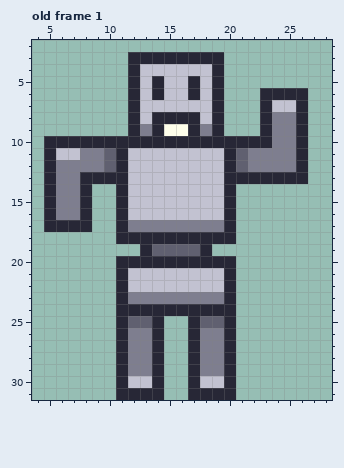
File history of a pixel-art file, TestGFX/Robots.aseprite. Above, as it was before the edit.
32x32 pixels, 11 frames. Shown: old frame 1: x 4..28, y 2..31. The commit also changed other frames, which this record leaves out.
Now the later version:
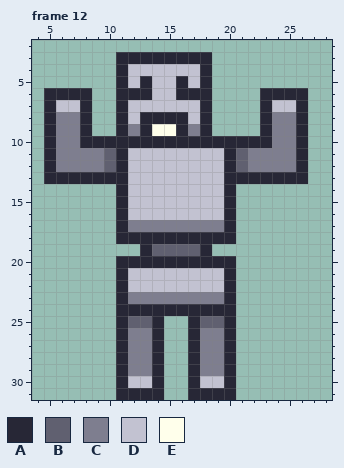
Palette (. is transparent): A #272736  B #606070  C #7e7e8f  D #c2c2d1  E #ffffeb
A new or re-ordered frame is compared with the old frame closest to it.
From old to new:
frames 11 -> 13
Frame 12 is new; against old frame 1:
Colour A is added in rows 3 to 5 at x 11; in row 6 at x 5 to 8 and 11; in rows 7 to 9 at x 5, 8 and 11.
Colour A replaces colour C in row 9 at x 13 and 18; in row 13 at x 6 to 7.
Colour A replaces colour D in row 4 at x 18; in rows 5 to 6 at x 13, 16 and 18; in row 7 at x 18; in row 8 at x 13 and 18.
Colour A replaces colour E in row 9 at x 16.
Colour C is added in rows 8 to 9 at x 6 to 7.
Colour C replaces colour A in row 9 at x 12 and 17; in row 10 at x 6 to 7.
Colour C replaces colour D in row 11 at x 6 to 7.
Colour D is added in row 7 at x 6 to 7.
Colour D replaces colour A in row 4 at x 12; in row 5 at x 12, 14 and 17; in row 6 at x 14; in row 7 at x 12; in row 8 at x 12 and 17.
Colour E replaces colour A in row 9 at x 14.
The edit erases colour A in rows 3 to 9 at x 19; in rows 14 to 16 at x 5 and 8; in row 17 at x 5 to 8.
The edit erases colour C in rows 14 to 16 at x 6 to 7.
